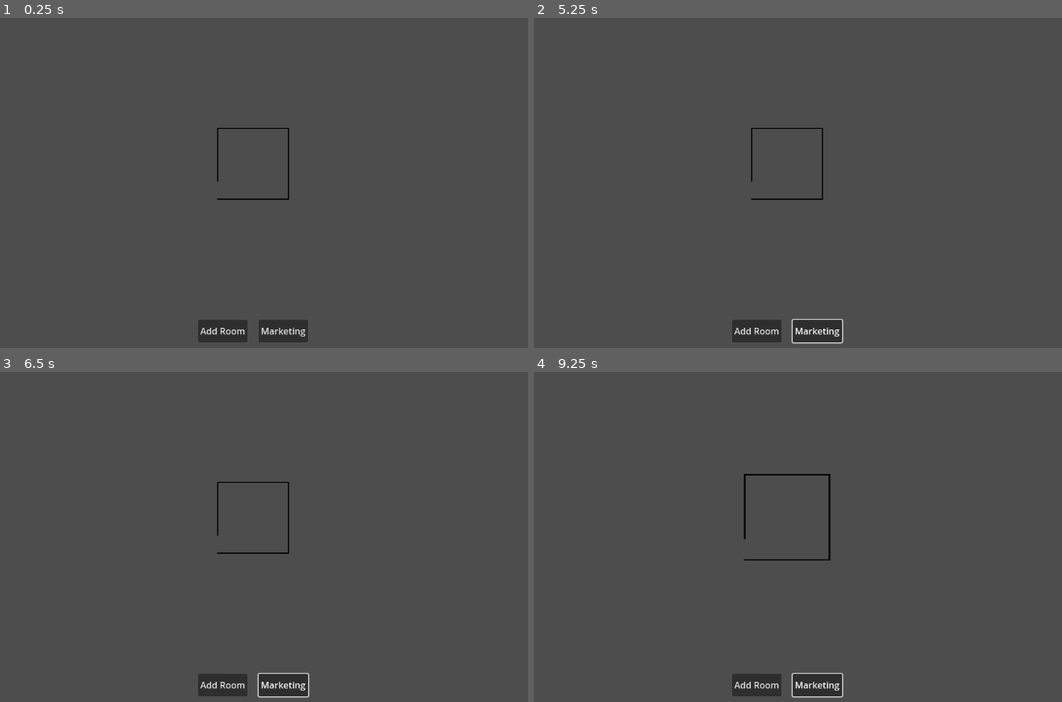
Above: before the commit, frames 1-4 (two rows, left to right).
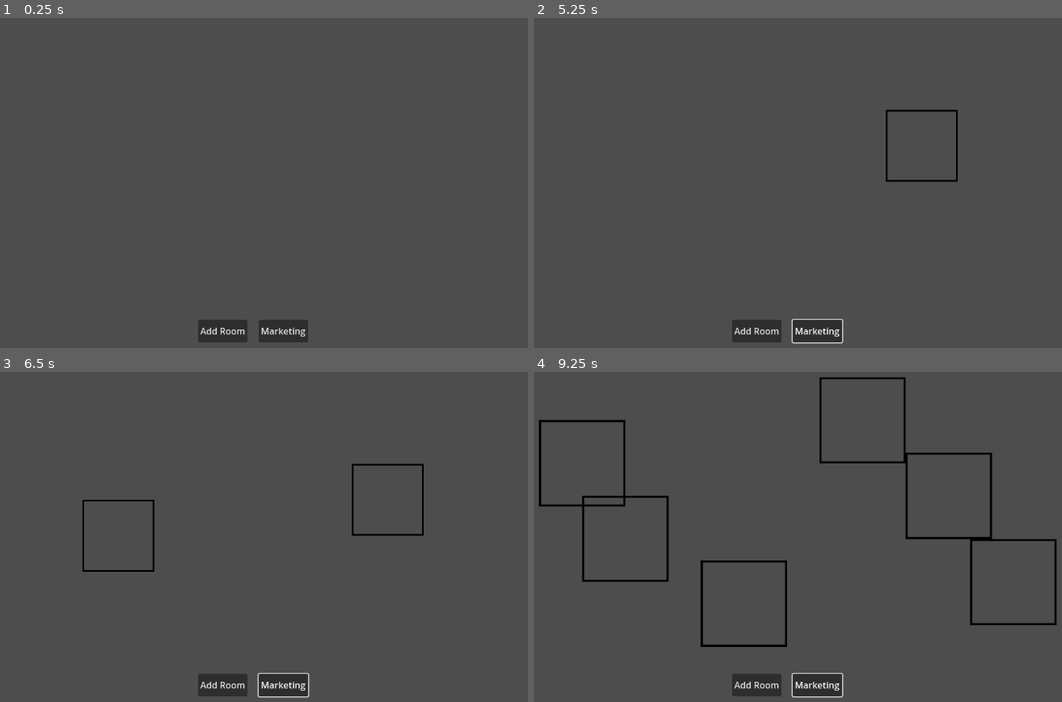
Above: after the commit, the same moments.

Repository: Tarnest/cat-hotel
Game: Godot game, scene res://main/main.tscn
Two runs of this game, one before a commit and one after it. Both use one fixed random seed, a clock stepped at 60 frames per second and the inputs below.
Inputs (mouse positions are in pixels of both pictures, inside the frame that each line leads up to):
- Up to frame 1 (0.25 s): no input
- Up to frame 2 (5.25 s): click "Add Room" at 0.5 s; click "Marketing" at 1.25 s; click "Add Room" at 2 s; click "Marketing" at 2.75 s; click "Add Room" at 3.5 s; click "Marketing" at 4.25 s; tap Enter at 5 s; move the mouse to (930, 146) at 5.02 s; press the mouse at (930, 146) at 5.03 s
- Up to frame 3 (6.5 s): right-click (396, 500) at 5.3 s; tap Space at 5.75 s; move the mouse to (121, 537) at 5.77 s; release the mouse at (121, 537) at 5.78 s; right-click (121, 537) at 5.85 s; click (121, 537) at 6.05 s
- Up to frame 4 (9.25 s): tap Enter at 6.5, 8 s; move the mouse to (850, 441) at 6.52 s; press the mouse at (850, 441) at 6.53 s; right-click (850, 441) at 6.8 s; tap Space at 7.25, 8.75 s; move the mouse to (755, 593) at 7.27 s; release the mouse at (755, 593) at 7.28 s; tap Middle mouse button (mb_middle) at 7.35 s; click (755, 593) at 7.55 s; move the mouse to (982, 573) at 8.02 s; hold Right mouse button (mb_right) 8.03-8.78 s; click (982, 573) at 8.17 s; move the mouse to (592, 464) at 8.77 s; tap Mouse wheel up (zoom_in) at 8.85 s; click (592, 464) at 9.05 s

The runs differ from the first frame. In frame 1, 0.2% of the frame differs, in the area x 41-55%, y 33-56%; in frame 2, 0.5%; in frame 3, 0.8%; in frame 4, 3.0%, in the area x 0-99%, y 1-84%.

Commit message:
New Grid System

Diff:
--- a/global.gd
+++ b/global.gd
@@ -3,4 +3,6 @@
 signal add_room_pressed
 signal marketing_pressed
 
+const BASE_ROOM = preload("res://rooms/base_room.tscn")
+
 var can_place_tile := false
--- a/main/LevelEditor.gd
+++ b/main/LevelEditor.gd
@@ -1,8 +1,7 @@
 extends Node2D
 
 @onready var main: Node2D = $".."
-@onready var rooms: TileMap = $"../Rooms"
-@onready var room_tile := Vector2i(1, 0)
+@onready var camera: Camera2D = $"../Movement/Camera2D"
 
 func _ready() -> void:
 	Global.add_room_pressed.connect(on_add_room_pressed)
@@ -21,14 +20,20 @@
 
 
 func place_tile() -> void:
-	var mouse_pos := rooms.local_to_map(get_global_mouse_position())
-	rooms.set_cells_terrain_connect(0, [mouse_pos], 0, 0)
-	#rooms.set_cell(0, mouse_pos, 0, room_tile)
+	var mouse_pos := get_global_mouse_position()
+
+	var desired_x: float = floor(mouse_pos.x / 16) * 16
+	var desired_y: float = floor(mouse_pos.y / 16) * 16
+
+	var base_room: Node2D = Global.BASE_ROOM.instantiate()
+	base_room.position = Vector2(desired_x, desired_y)
+	main.add_child(base_room)
 
 
 func remove_tile() -> void:
-	var mouse_pos := rooms.local_to_map(get_global_mouse_position())
-	rooms.set_cells_terrain_connect(0, [mouse_pos], 0, -1)
+	#var mouse_pos := rooms.local_to_map(get_global_mouse_position())
+	#rooms.set_cells_terrain_connect(0, [mouse_pos], 0, -1)
+	pass
 
 
 func on_add_room_pressed() -> void:
--- a/main/main.tscn
+++ b/main/main.tscn
@@ -1,16 +1,12 @@
-[gd_scene load_steps=6 format=3 uid="uid://27nkb0xkqtoe"]
+[gd_scene load_steps=5 format=3 uid="uid://27nkb0xkqtoe"]
 
 [ext_resource type="Script" path="res://main/main.gd" id="1_pdj6j"]
-[ext_resource type="PackedScene" uid="uid://cv75uvd2pq3er" path="res://rooms/rooms.tscn" id="2_baskn"]
 [ext_resource type="Script" path="res://main/LevelEditor.gd" id="3_wmhgy"]
 [ext_resource type="Script" path="res://main/movement.gd" id="4_3c0py"]
 [ext_resource type="PackedScene" uid="uid://b2u5qm3lpvted" path="res://ui/ui.tscn" id="5_u3yyy"]
 
 [node name="Main" type="Node2D"]
 script = ExtResource("1_pdj6j")
-
-[node name="Rooms" parent="." instance=ExtResource("2_baskn")]
-layer_0/tile_data = PackedInt32Array(131076, 131072, 0)
 
 [node name="LevelEditor" type="Node2D" parent="."]
 script = ExtResource("3_wmhgy")
--- a/main/movement.gd
+++ b/main/movement.gd
@@ -2,8 +2,8 @@
 
 @onready var camera: Camera2D = $Camera2D
 
-const MIN_ZOOM := Vector2.ONE * 0.5
-const MAX_ZOOM := Vector2.ONE * 4.5
+const MIN_ZOOM := Vector2.ONE * 0.4
+const MAX_ZOOM := Vector2.ONE * 4.6
 const ZOOM_INCREMENT := Vector2.ONE * 0.2
 const ZOOM_RATE := 16
 
--- /dev/null
+++ b/rooms/base_room.tscn
@@ -0,0 +1,14 @@
+[gd_scene load_steps=3 format=3 uid="uid://db7uyl21ygoi2"]
+
+[ext_resource type="Texture2D" uid="uid://b6c4kuptwuwmm" path="res://rooms/base_room.png" id="1_0iwl0"]
+
+[sub_resource type="RectangleShape2D" id="RectangleShape2D_5s4st"]
+size = Vector2(128, 128)
+
+[node name="Room" type="StaticBody2D"]
+
+[node name="Sprite2D" type="Sprite2D" parent="."]
+texture = ExtResource("1_0iwl0")
+
+[node name="CollisionShape2D" type="CollisionShape2D" parent="."]
+shape = SubResource("RectangleShape2D_5s4st")
--- a/rooms/rooms.tscn
+++ b/rooms/rooms.tscn
@@ -2,31 +2,23 @@
 
 [ext_resource type="Texture2D" uid="uid://xldw4hnio28b" path="res://rooms/rooms.png" id="1_v41l2"]
 
-[sub_resource type="TileSetAtlasSource" id="TileSetAtlasSource_0qkvv"]
+[sub_resource type="TileSetAtlasSource" id="TileSetAtlasSource_nh1rp"]
 texture = ExtResource("1_v41l2")
-texture_region_size = Vector2i(128, 128)
-0:0/0 = 0
-0:0/0/terrain_set = 0
-0:0/0/terrain = 0
-0:0/0/terrains_peering_bit/right_side = 0
-1:0/0 = 0
-1:0/0/terrain_set = 0
-1:0/0/terrain = 0
-1:0/0/terrains_peering_bit/right_side = 0
-1:0/0/terrains_peering_bit/left_side = 0
-2:0/0 = 0
-2:0/0/terrain_set = 0
-2:0/0/terrain = 0
-2:0/0/terrains_peering_bit/left_side = 0
+16:0/size_in_atlas = Vector2i(8, 8)
+16:0/0 = 0
+16:0/0/terrain_set = 0
+16:0/0/terrain = 0
+16:0/0/terrains_peering_bit/left_side = 0
 
 [sub_resource type="TileSet" id="TileSet_jd1bm"]
 tile_size = Vector2i(128, 128)
 terrain_set_0/mode = 2
 terrain_set_0/terrain_0/name = "Rooms"
 terrain_set_0/terrain_0/color = Color(0.501961, 0.345098, 0.25098, 1)
-sources/0 = SubResource("TileSetAtlasSource_0qkvv")
+sources/1 = SubResource("TileSetAtlasSource_nh1rp")
 
 [node name="Rooms" type="TileMap"]
 texture_filter = 1
 tile_set = SubResource("TileSet_jd1bm")
+rendering_quadrant_size = 128
 format = 2
Binary file added: rooms/base_room.png
Not shown, added: rooms/base_room.png.import
